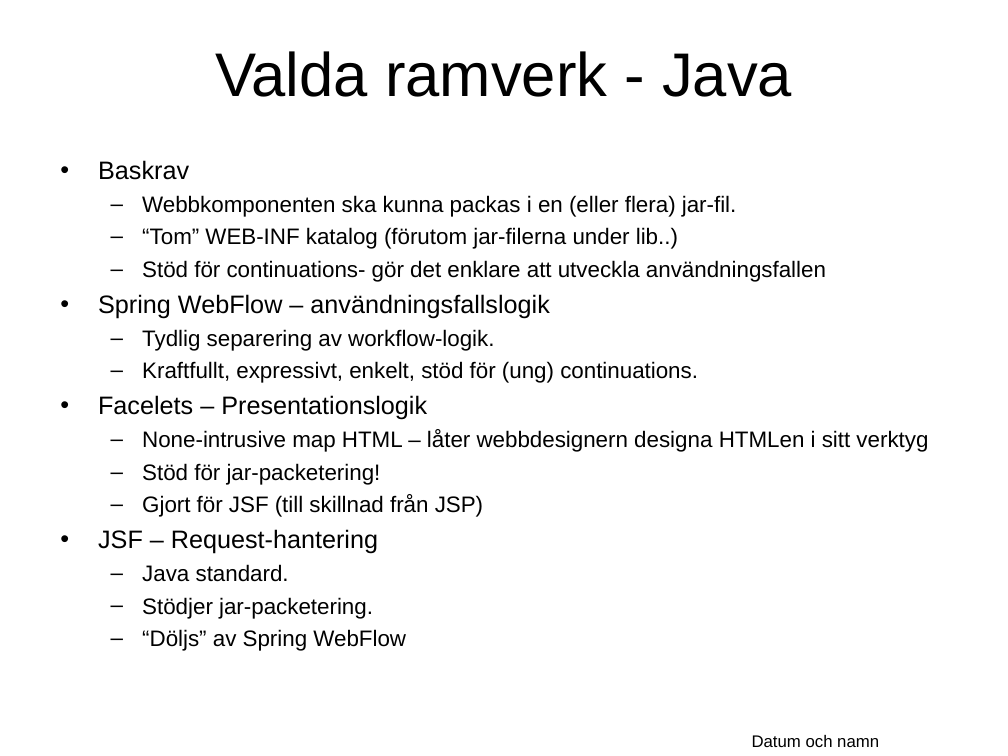
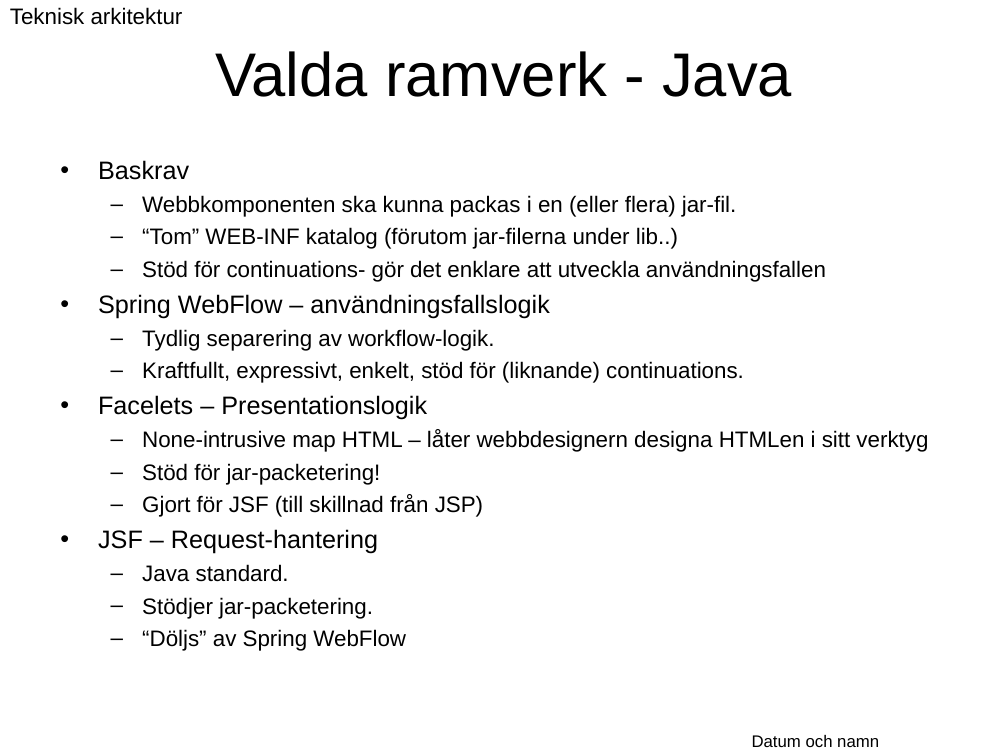
Before and after one commit to Vastra-Gotalandsregionen/oppna-program-hsatools, a slide deck: slide 48 of reference-architecture/Introduktion/Referensarkitektur_oversikt.ppt. Drawn at 1008x756 pixels with LibreOffice and Linux fonts; fonts in the diff are those of the drawing; background and template pictures are left out. Boxes give left, top, right and bottom in pixels: in the first picture for what was removed or moved away, otherwise in the second. Text is boxed around its words. In the diff, an @@ line names an element or a change of style, - is before the commit and + after.

```diff
--- a/reference-architecture/Introduktion/Referensarkitektur_oversikt.ppt
+++ b/reference-architecture/Introduktion/Referensarkitektur_oversikt.ppt
@@ text added at [10, 7, 183, 25], 16 pt, text #000000 @@
+Teknisk arkitektur
@@ text at [142, 361, 744, 383]: text changed @@
-  – Kraftfullt, expressivt, enkelt, stöd för (ung) continuations.
+  – Kraftfullt, expressivt, enkelt, stöd för (liknande) continuations.
```
Also in this commit, not shown: 21 other slides changed.
